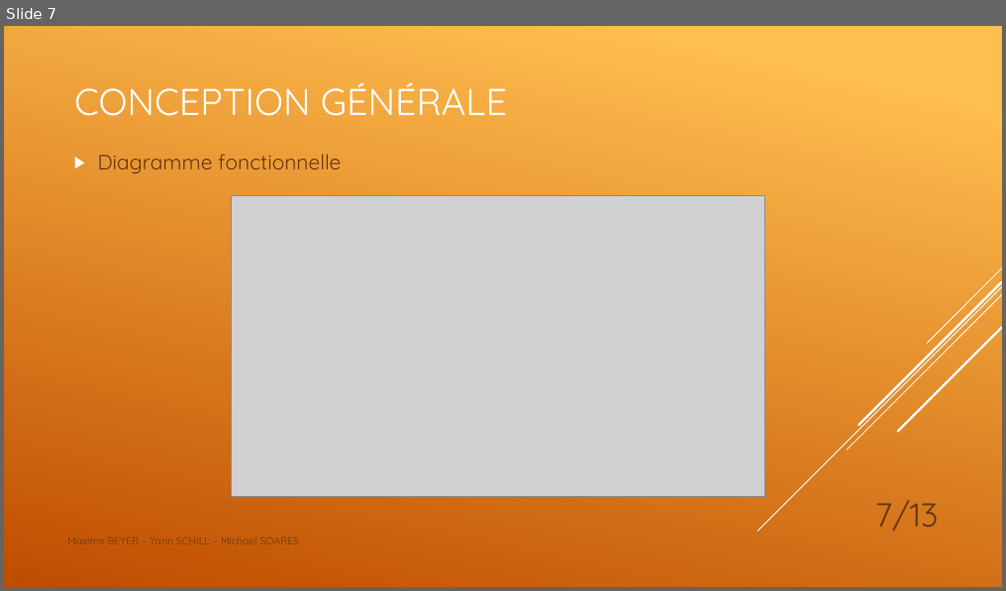
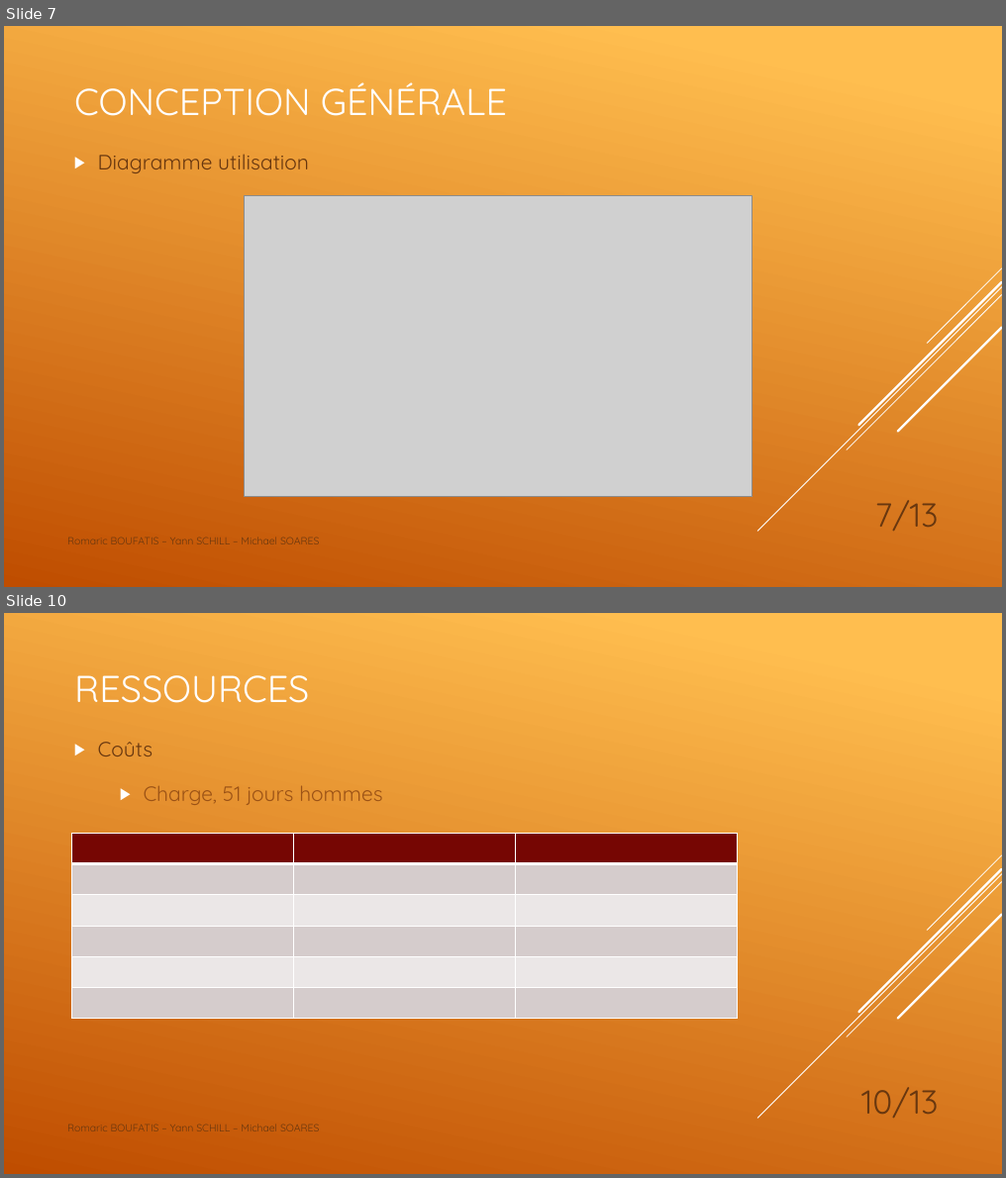
Before and after one commit to Azzur/Game-GaG, a slide deck: PPT.pptx. Shown one above the other, each under a label of ours: slide 7 before the commit, slides 7 and 10 after it; the slides between them are not shown. The pictures are 1006x591 and 1006x1178 pixels, drawn with LibreOffice and Linux fonts; fonts in the diff are those of the drawing; grey boxes stand for pictures; background and template pictures are left out. Boxes give left, top, right and bottom in pixels: in the first picture for what was removed or moved away, otherwise in the second. Text is boxed around its words. In the diff, an @@ line names an element or a change of style, - is before the commit and + after.

```diff
--- a/PPT.pptx
+++ b/PPT.pptx
@@ slide 10 added at (4, 613, 1002, 1174), background gradient #FFBF50 to #C04D00; not listed: 5 template elements that a slide beside it also shows @@
@@ title added at (74, 675, 309, 703), 36 pt, text #FFFFFF @@
+RESSOURCES
@@ text added at (98, 742, 153, 757), 20 pt, text #68380F @@
+▶ Coûts
@@ text added at (144, 786, 382, 805), 20 pt, text #9C5317 @@
+▶ Charge, 51 jours hommes
@@ table added at (72, 833, 737, 1015), 6 rows, 3 columns @@
+ |  | 
+ |  | 
+ |  | 
+ |  | 
+ |  | 
+ |  | 
@@ page number added at (861, 1087, 938, 1118), 32 pt, text #68380F @@
+10/13
@@ text added at (67, 1124, 319, 1132), 10 pt, text #68380F @@
+Romaric BOUFATIS – Yann SCHILL – Michael SOARES
@@ slide 7 changed as well @@
@@ text at (98, 154, 309, 174): text changed @@
-▶ Diagramme fonctionnelle
+▶ Diagramme utilisation
@@ picture: place and size @@
-picture at (232, 196, 765, 497)
+picture at (245, 196, 752, 497)
@@ text at (67, 537, 319, 545): text changed @@
-Maxime BEYER – Yann SCHILL – Michael SOARES
+Romaric BOUFATIS – Yann SCHILL – Michael SOARES
```
Also in this commit, not shown: 12 other slides changed, 2 other slides added.
